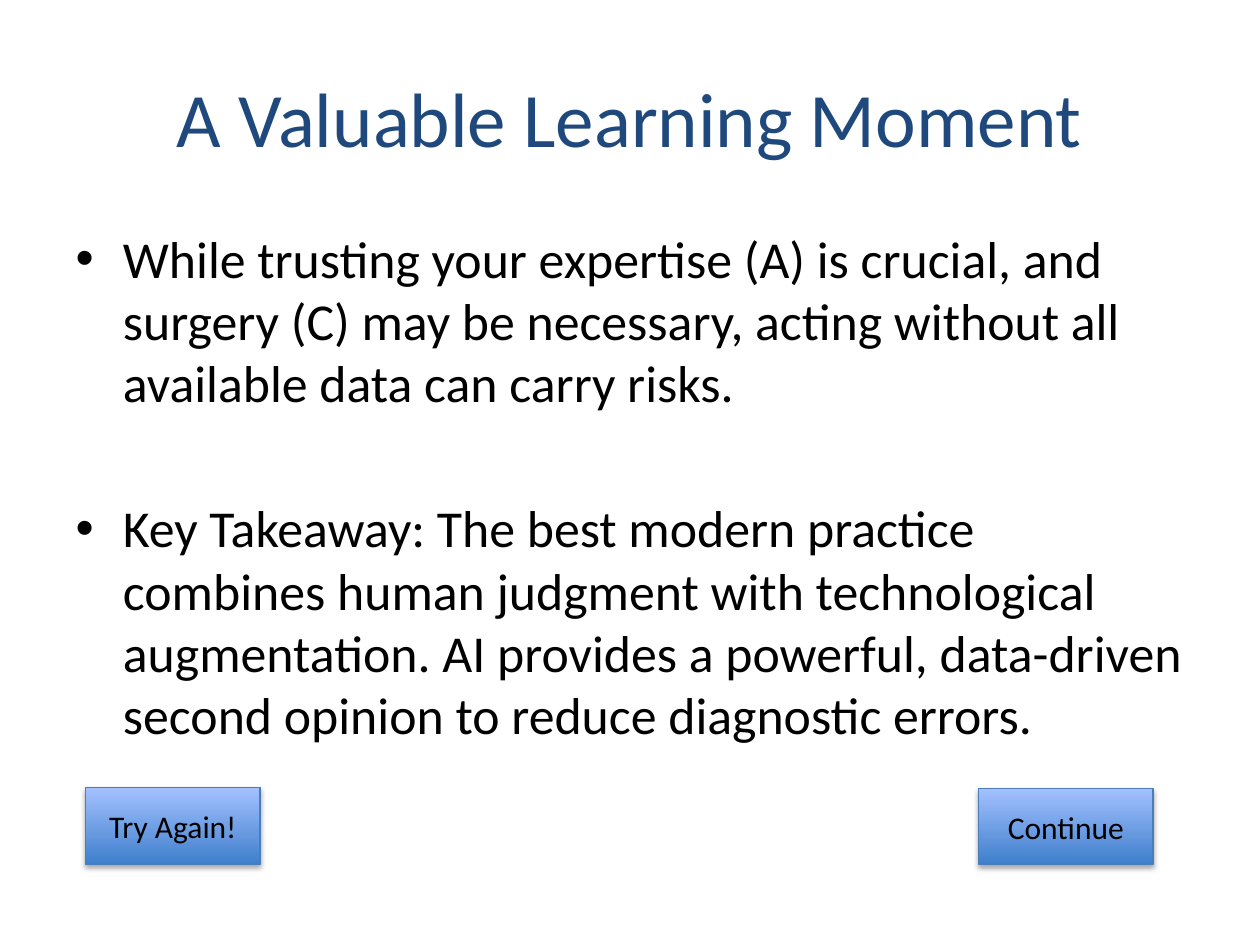
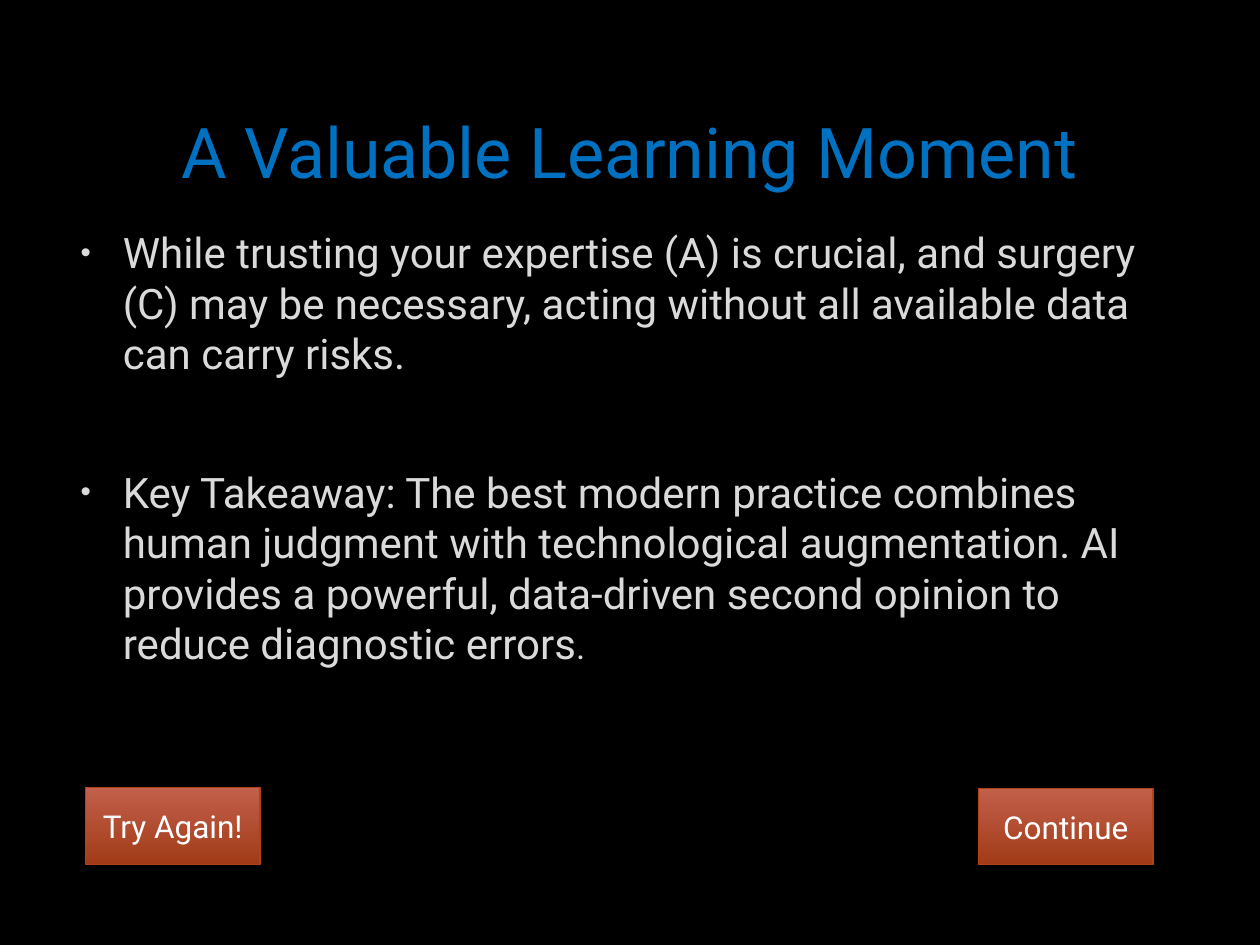
Before and after one commit to Yash-Raj3/ALL-STUFF, a slide deck: slide 8 of ICT Assignmenrt/Section-2/Question-4.pptx. Drawn at 1260x945 pixels with LibreOffice and Linux fonts; fonts in the diff are those of the drawing; background and template pictures are left out. Boxes give left, top, right and bottom in pixels: in the first picture for what was removed or moved away, otherwise in the second. Text is boxed around its words. In the diff, an @@ line names an element or a change of style, - is before the commit and + after.

```diff
--- a/ICT Assignmenrt/Section-2/Question-4.pptx
+++ b/ICT Assignmenrt/Section-2/Question-4.pptx
@@ background #FFFFFF to picture (left out) @@
@@ title "A Valuable Learning Moment": place and size @@
-title "A Valuable Learning Moment" at [177, 93, 1082, 161]
+title "A Valuable Learning Moment" at [181, 125, 1078, 193]
@@ title "A Valuable Learning Moment" at [181, 125, 1078, 193]: size 44 to 40 pt, font Calibri to Roboto, text colour #1F497D to #0070C0, letter outline none to #404040 0.75 pt @@
@@ text "While trusting your expertise (A) ..." at [123, 234, 1135, 668]: size 29.6 to 24 pt, font Calibri to Roboto, text colour #000000 to #DADADA, letter outline none to #404040 0.75 pt; size 29.6 to 20 pt in "errors."; indent changed; more space between paragraphs @@
@@ action button blank "Try Again!" at [86, 788, 261, 864]: font Calibri to Roboto, text colour #000000 to #FFFFFF; fill gradient #3F80CE to #A4C4FF to gradient #C25F4A to #A23B17; outline #4B7EBC 0.75 pt to #B4421A 0.75 pt; shadow changed @@
@@ action button blank "Continue" at [979, 789, 1154, 866]: font Calibri to Roboto, text colour #000000 to #FFFFFF; fill gradient #3F80CE to #A4C4FF to gradient #C25F4A to #A23B17; outline #4B7EBC 0.75 pt to #B4421A 0.75 pt; shadow changed @@
```
Also in this commit, not shown: 10 other slides changed.
